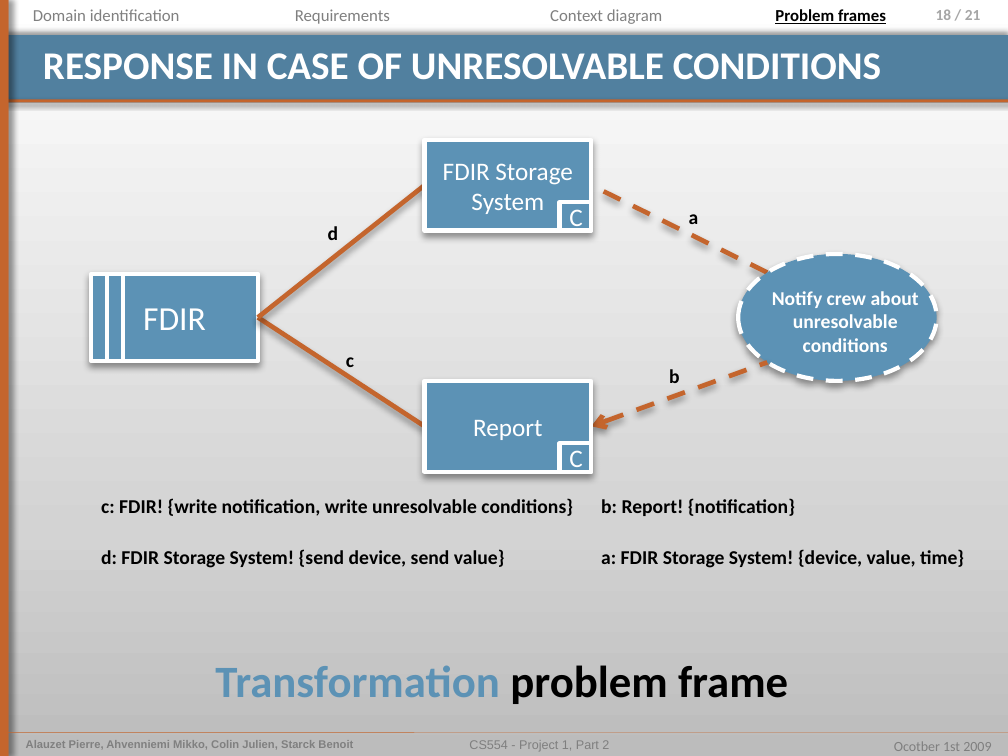
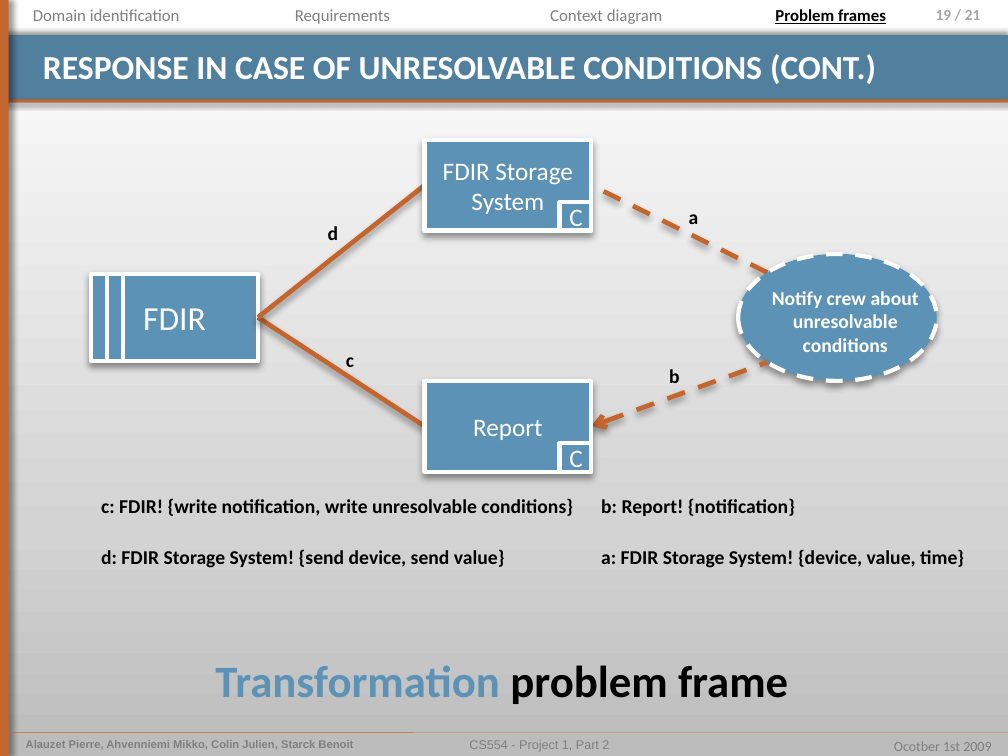
Before and after one commit to pierrealauzet/euroteam, a slide deck: slide 19 of Project 1/Part 2/CS554_EuroTeam_Problem_Frames.pptx (slide 18 before the commit). Drawn at 1008x756 pixels with LibreOffice and Linux fonts; fonts in the diff are those of the drawing. Boxes give left, top, right and bottom in pixels: in the first picture for what was removed or moved away, otherwise in the second. Text is boxed around its words. In the diff, an @@ line names an element or a change of style, - is before the commit and + after.

```diff
--- a/Project 1/Part 2/CS554_EuroTeam_Problem_Frames.pptx
+++ b/Project 1/Part 2/CS554_EuroTeam_Problem_Frames.pptx
@@ title at bbox=[43, 54, 876, 84]: text changed; size 28 to 24 pt @@
-RESPONSE IN CASE OF UNRESOLVABLE CONDITIONS
+RESPONSE IN CASE OF UNRESOLVABLE CONDITIONS (CONT.)
```
Also in this commit, not shown: 15 other slides changed, 1 slide added, 1 other file.
